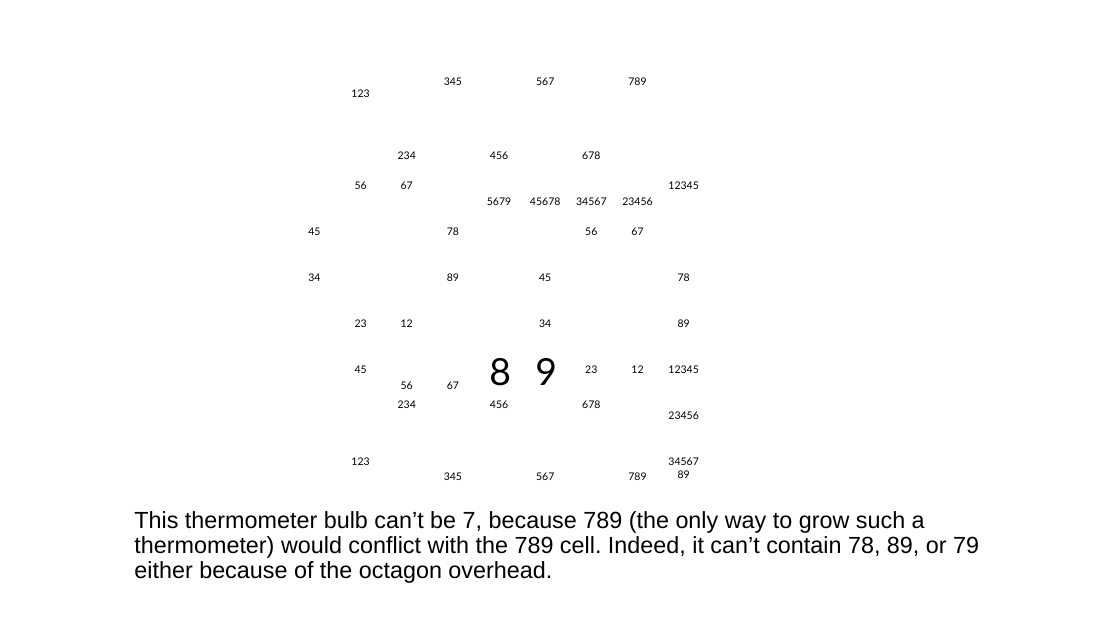
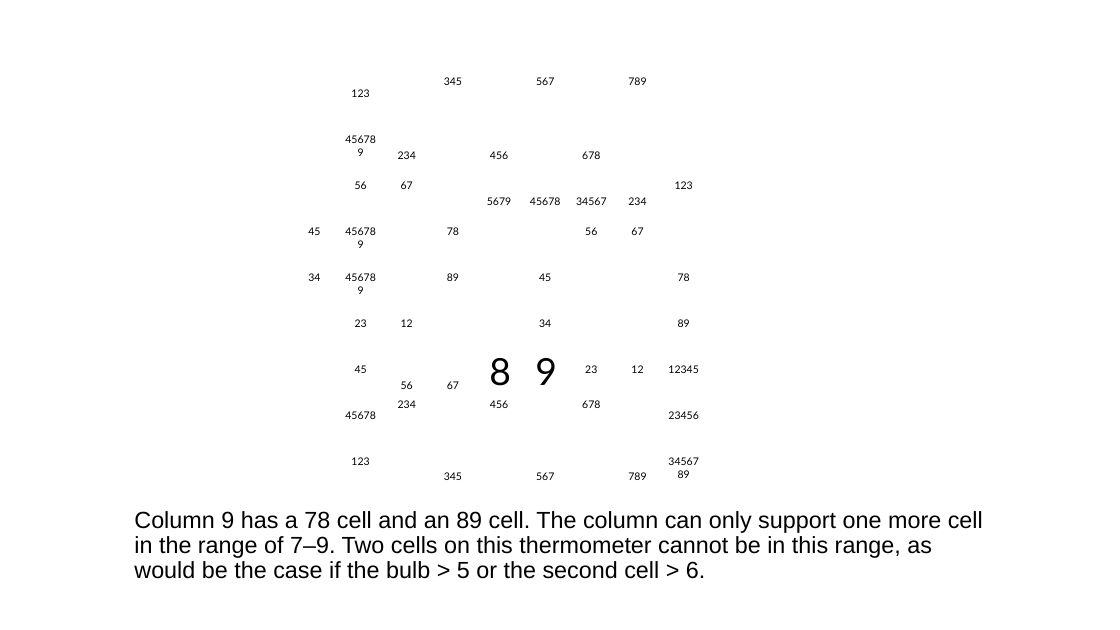
Before and after one commit to jhardis/WSJ_Number_Puzzles, a slide deck: slide 8 of 20260307_2.pptx (slide 6 before the commit). Drawn at 1120x630 pixels with LibreOffice and Linux fonts; fonts in the diff are those of the drawing; background and template pictures are left out. Boxes give left, top, right and bottom in pixels: in the first picture for what was removed or moved away, otherwise in the second. Text is boxed around its words. In the diff, an @@ line names an element or a change of style, - is before the commit and + after.

```diff
--- a/20260307_2.pptx
+++ b/20260307_2.pptx
@@ text added at [334,129,386,150], 9 pt, text #000000 @@
+456789
@@ text at [628,197,646,205]: text changed @@
-23456
+234
@@ text at [675,181,693,189]: text changed @@
-12345
+123
@@ text added at [334,221,386,242], 9 pt, text #000000 @@
+456789
@@ text added at [334,267,386,288], 9 pt, text #000000 @@
+456789
@@ text added at [345,411,375,419], 9 pt, text #000000 @@
+45678
@@ text at [134,511,983,579]: text changed @@
-This thermometer bulb can’t be 7, because 789 (the only way to grow such a thermometer) would conflict with the 789 cell. Indeed, it can’t contain 78, 89, or 79 either because of the octagon overhead.
+Column 9 has a 78 cell and an 89 cell. The column can only support one more cell in the range of 7–9. Two cells on this thermometer cannot be in this range, as would be the case if the bulb > 5 or the second cell > 6.
```
Also in this commit, not shown: 59 other slides changed, 3 slides added, 2 slides removed, 1 other file.
